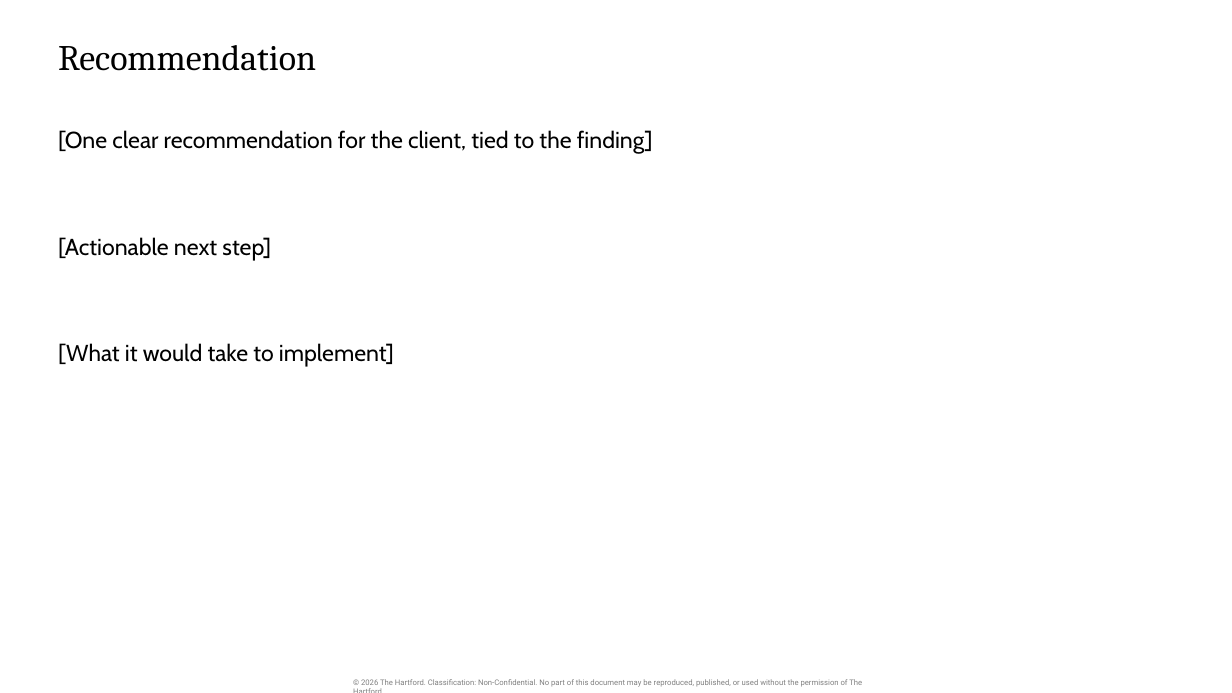
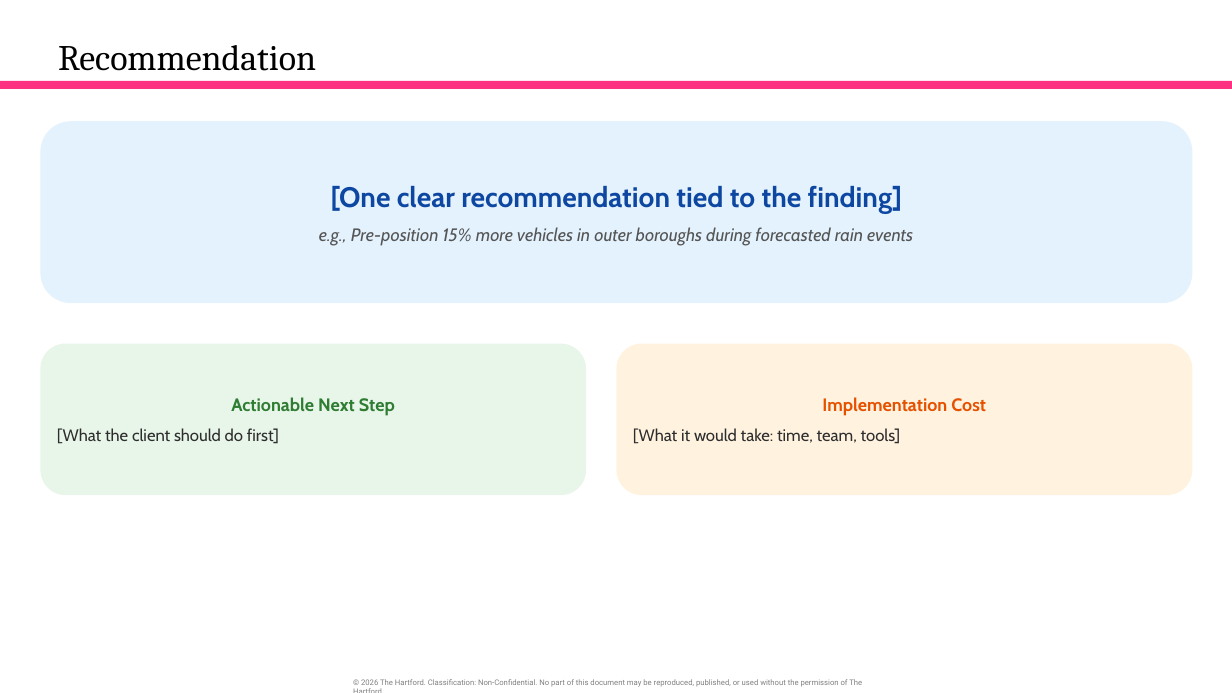
Before and after one commit to orlandojmarin/nyc-taxi-capstone, a slide deck: slide 23 of docs/Capstone_Presentation.pptx (slide 22 before the commit). Drawn at 1232x693 pixels with LibreOffice and Linux fonts; fonts in the diff are those of the drawing. Boxes give left, top, right and bottom in pixels: in the first picture for what was removed or moved away, otherwise in the second. Text is boxed around its words. In the diff, an @@ line names an element or a change of style, - is before the commit and + after.

```diff
--- a/docs/Capstone_Presentation.pptx
+++ b/docs/Capstone_Presentation.pptx
@@ rectangle added at box(0, 80, 1232, 89), fill #FE3082 @@
@@ rounded rectangle added at box(41, 121, 1193, 303), fill #E3F2FD, 14 pt, text #555555, italic @@
+[One clear recommendation tied to the finding]
+e.g., Pre-position 15% more vehicles in outer boroughs during forecasted rain events
@@ text removed at box(58, 130, 653, 367) @@
-[One clear recommendation for the client, tied to the finding]
-[Actionable next step]
-[What it would take to implement]
@@ rounded rectangle added at box(41, 344, 587, 495), fill #E8F5E9, 13 pt, text #2D2D2D @@
+Actionable Next Step
+[What the client should do first]
@@ rounded rectangle added at box(616, 344, 1192, 495), fill #FFF3E0, 13 pt, text #2D2D2D @@
+Implementation Cost
+[What it would take: time, team, tools]
```
Also in this commit, not shown: 13 other slides changed, 7 slides added, 6 slides removed, 6 other files.
